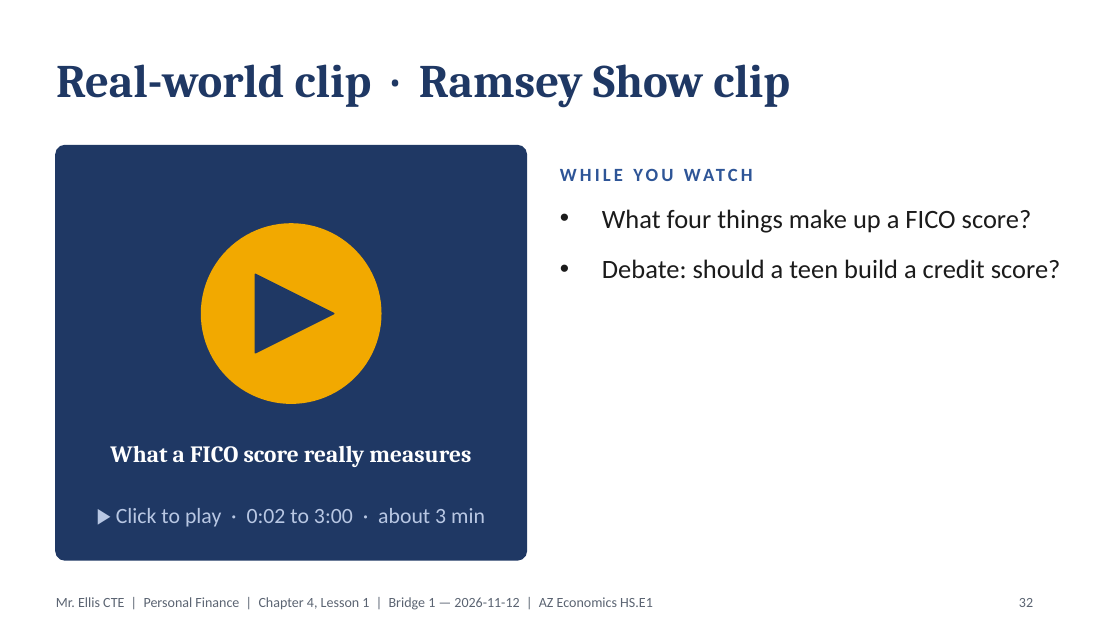
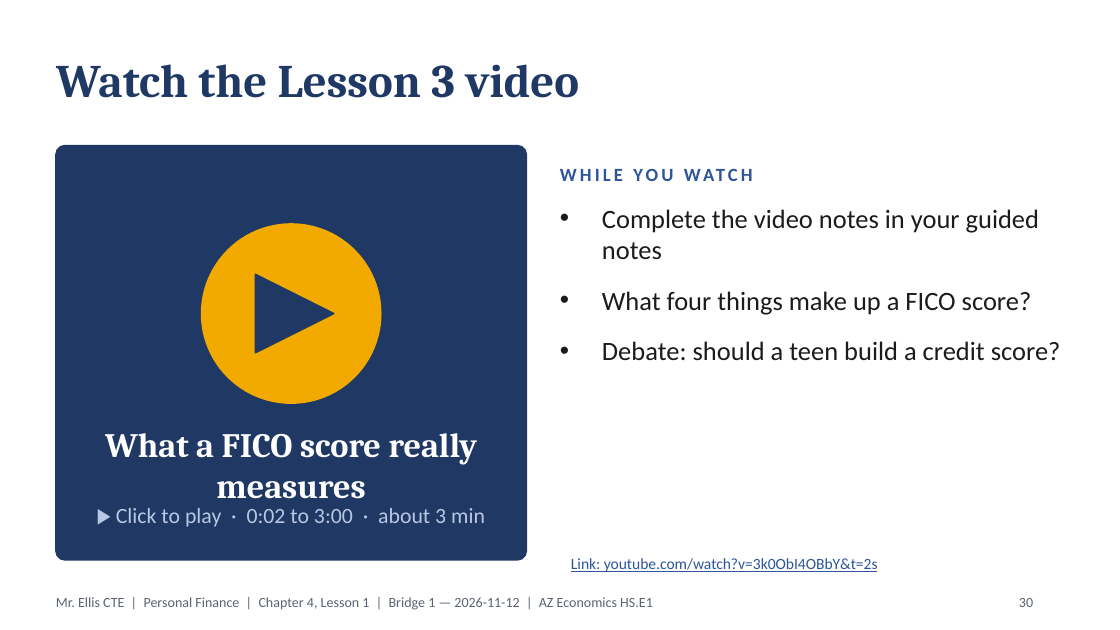
Before and after one commit to highgroundthree-art/electrical-el1-study-guides, a slide deck: slide 30 of financial-comprehension/personal/adult/Ch04_All_Lessons_ADULTS.pptx (slide 32 before the commit). Drawn at 1120x630 pixels with LibreOffice and Linux fonts; fonts in the diff are those of the drawing. Boxes give left, top, right and bottom in pixels: in the first picture for what was removed or moved away, otherwise in the second. Text is boxed around its words. In the diff, an @@ line names an element or a change of style, - is before the commit and + after.

```diff
--- a/financial-comprehension/personal/adult/Ch04_All_Lessons_ADULTS.pptx
+++ b/financial-comprehension/personal/adult/Ch04_All_Lessons_ADULTS.pptx
@@ title at (56, 64, 579, 98): text changed @@
-Real-world clip · Ramsey Show clip
+Watch the Lesson 3 video
@@ text at (602, 209, 1039, 259): paragraph added @@
+• Complete the video notes in your guided notes
@@ text "What a FICO score really ...": place and size @@
-text "What a FICO score really ..." at (110, 446, 471, 467)
+text "What a FICO score really ..." at (105, 433, 478, 499)
@@ text "What a FICO score really ..." at (105, 433, 478, 499): size 15 to 22 pt @@
@@ text added at (571, 558, 878, 572), 10 pt, text #2E5597, underline @@
+Link: youtube.com/watch?v=3k0ObI4OBbY&t=2s
@@ page number at (1019, 598, 1033, 607): text changed @@
-32
+30
```
Also in this commit, not shown: 5 other slides changed, 5 slides removed, 11 other files.
